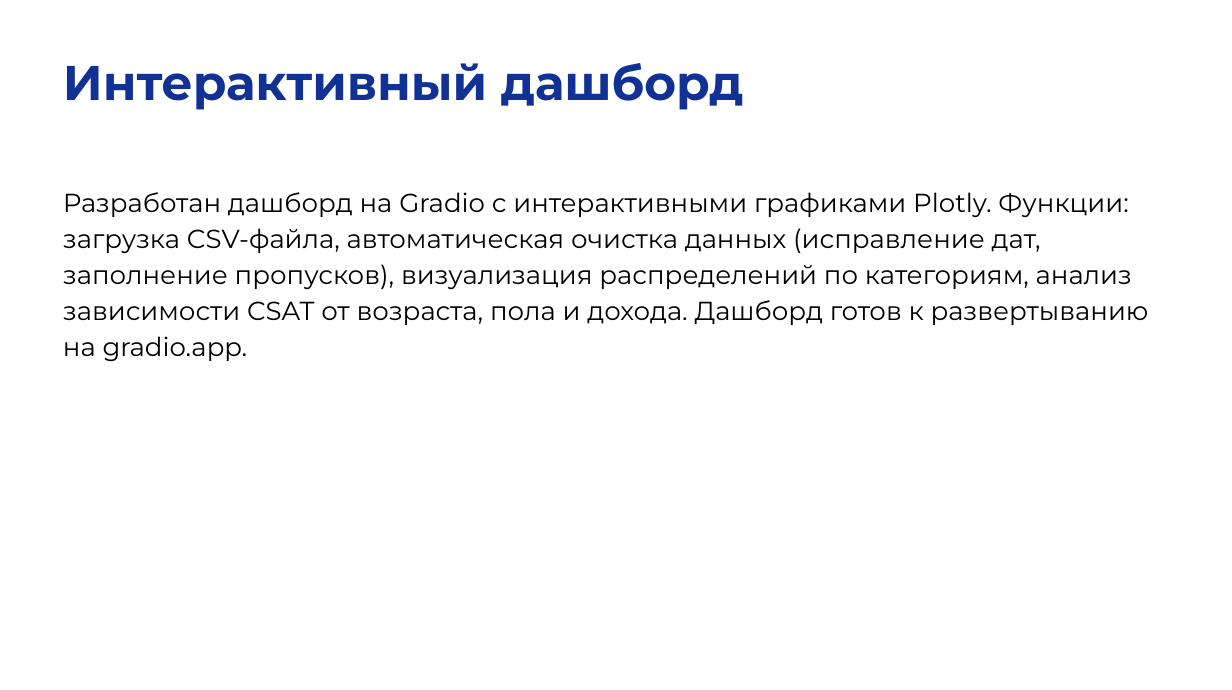
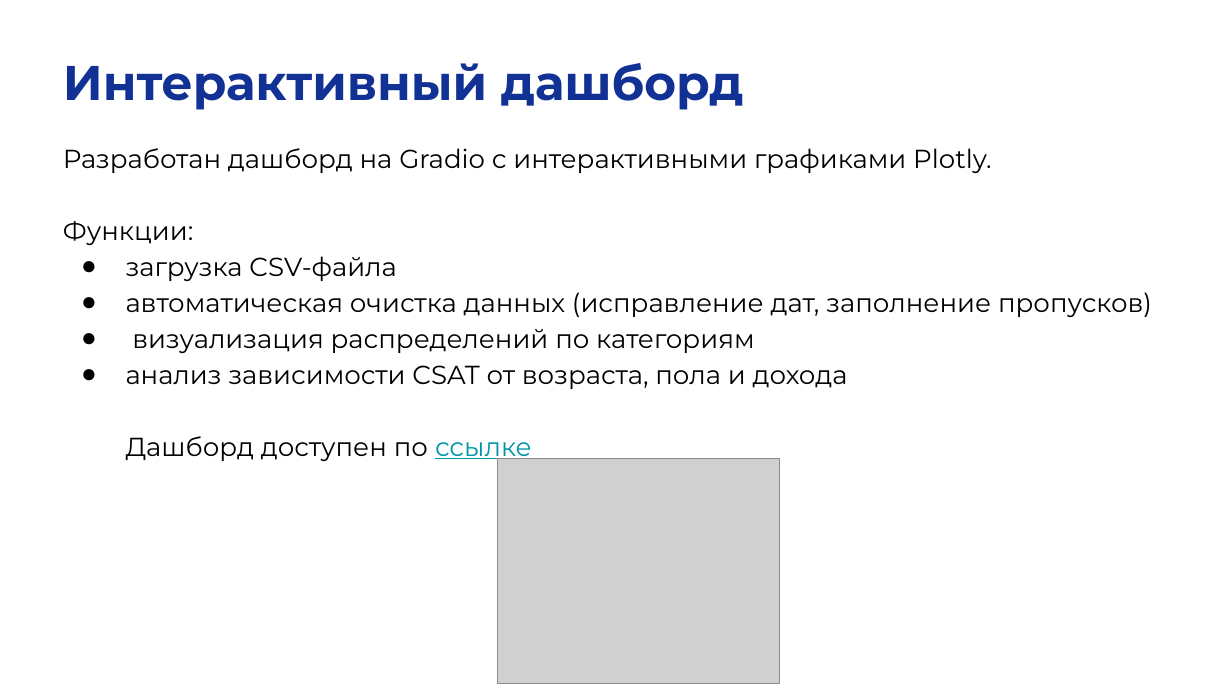
Before and after one commit to smirnoffmg/team-8-case-2, a slide deck: slide 5 of Презентация_CSAT_Команда8.pptx (slide 7 before the commit). Drawn at 1232x690 pixels with LibreOffice and Linux fonts; fonts in the diff are those of the drawing; grey boxes stand for pictures. Boxes give left, top, right and bottom in pixels: in the first picture for what was removed or moved away, otherwise in the second. Text is boxed around its words. In the diff, an @@ line names an element or a change of style, - is before the commit and + after.

```diff
--- a/Презентация_CSAT_Команда8.pptx
+++ b/Презентация_CSAT_Команда8.pptx
@@ text at (63, 148, 1152, 462): text changed @@
-Разработан дашборд на Gradio с интерактивными графиками Plotly. Функции: загрузка CSV-файла, автоматическая очистка данных (исправление дат, заполнение пропусков), визуализация распределений по категориям, анализ зависимости CSAT от возраста, пола и дохода. Дашборд готов к развертыванию на gradio.app.
+Разработан дашборд на Gradio с интерактивными графиками Plotly.
+Функции:
+● загрузка CSV-файла
+● автоматическая очистка данных (исправление дат, заполнение пропусков)
+● визуализация распределений по категориям
+● анализ зависимости CSAT от возраста, пола и дохода
+Дашборд доступен по ссылке
@@ picture added at (498, 458, 780, 684) @@
```
Also in this commit, not shown: 3 other slides changed, 12 slides added, 3 slides removed, 1 other file.
